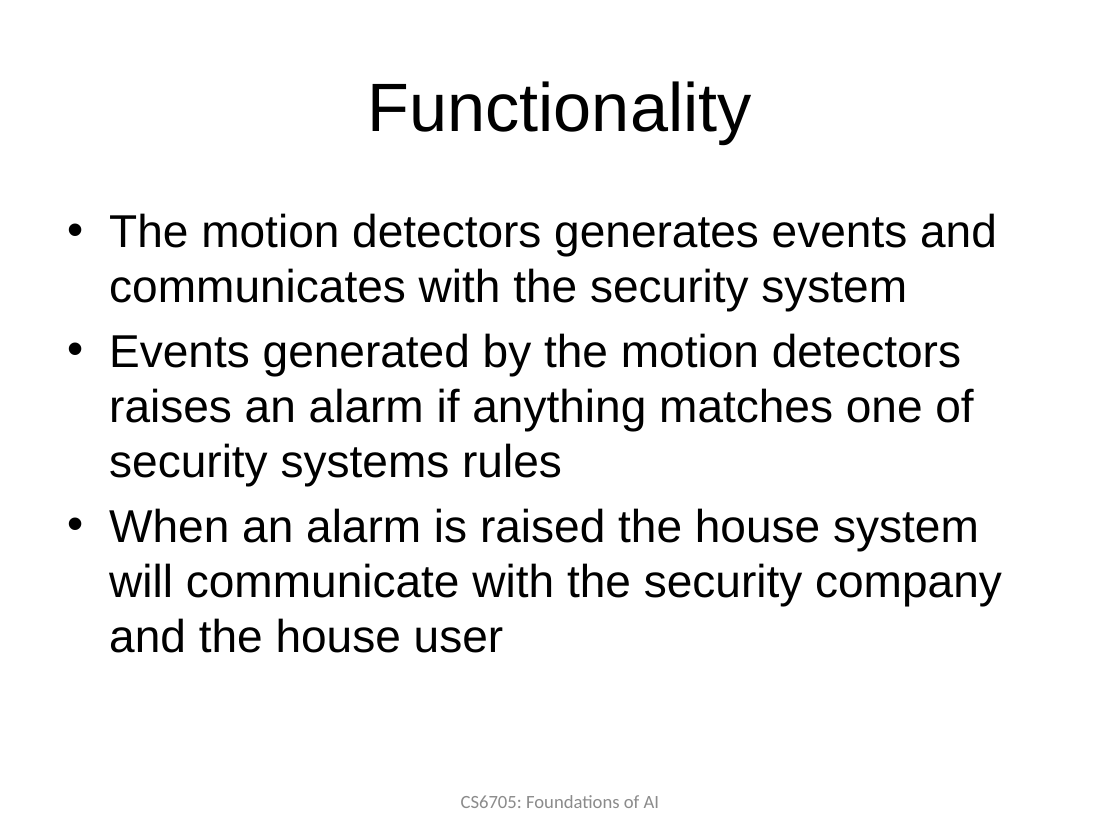
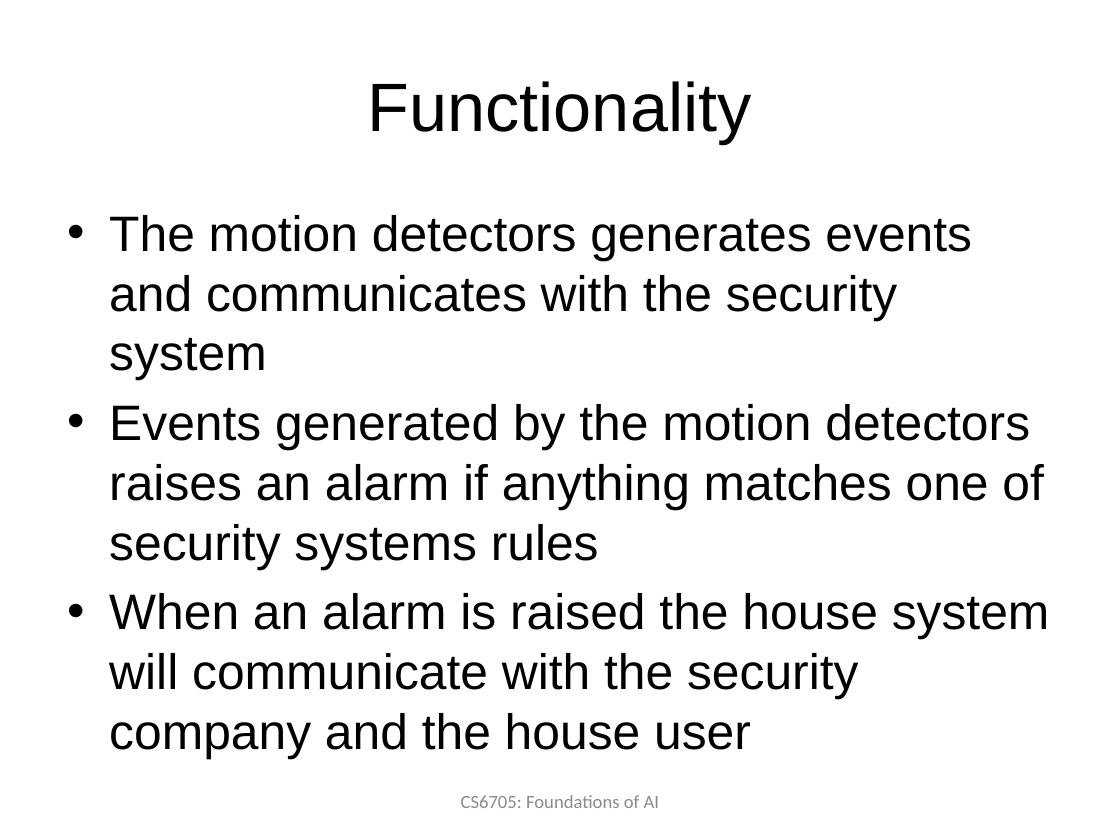
Before and after one commit to edvelezg/unb-ai, a slide deck: slide 6 of Project/Proposal.pptx (slide 5 before the commit). Drawn at 1120x840 pixels with LibreOffice and Linux fonts; fonts in the diff are those of the drawing; background and template pictures are left out. Boxes give left, top, right and bottom in pixels: in the first picture for what was removed or moved away, otherwise in the second. Text is boxed around its words. In the diff, an @@ line names an element or a change of style, - is before the commit and + after.

```diff
--- a/Project/Proposal.pptx
+++ b/Project/Proposal.pptx
@@ text "The motion detectors generates events ..." at box(109, 215, 1050, 759): size 29.6 to 32 pt @@
```
Also in this commit, not shown: 3 other slides changed, 1 slide added.
